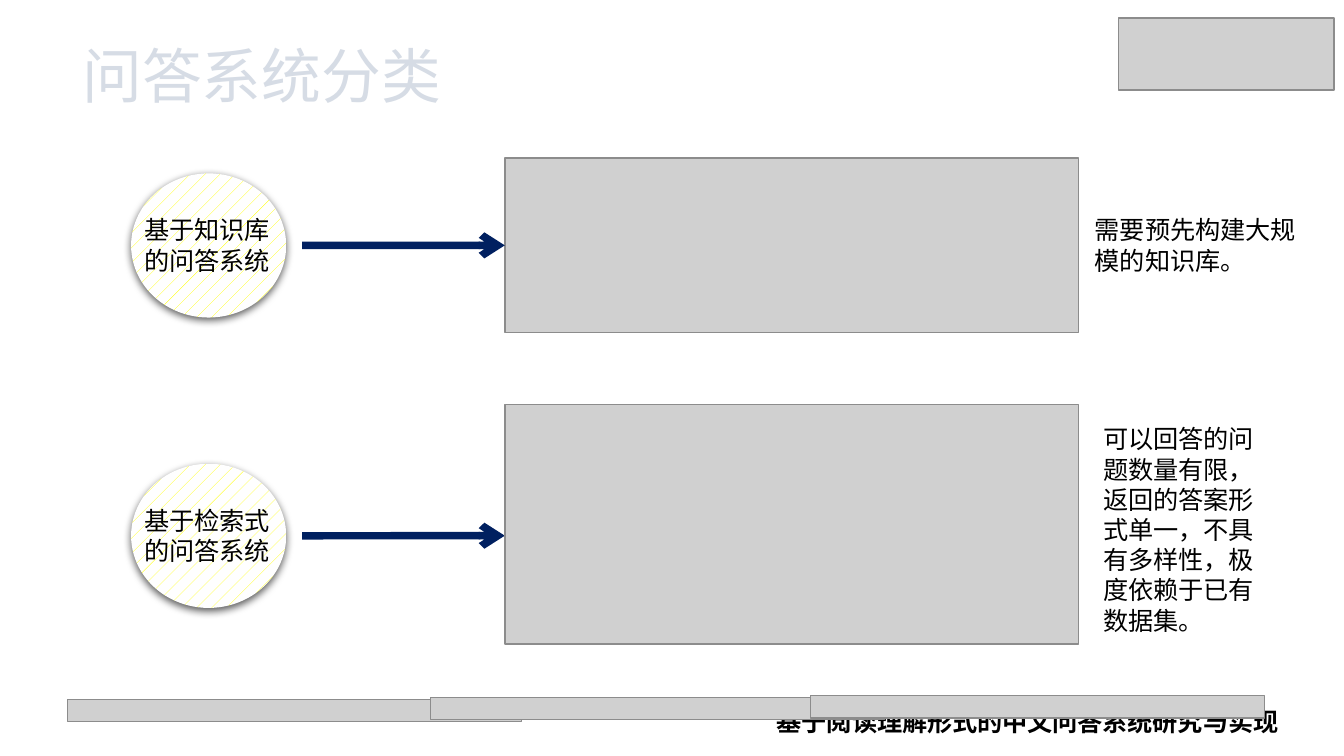
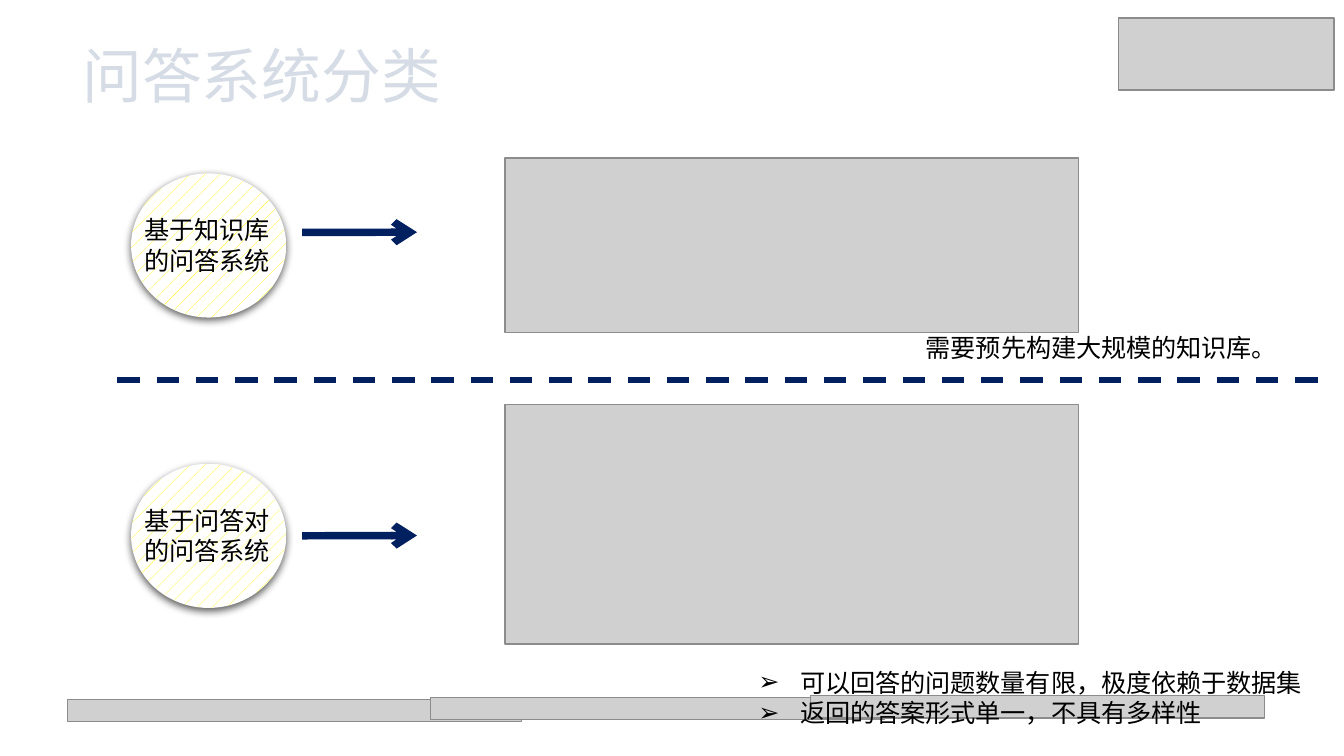
Before and after one commit to xhsun1997/ChineseMRC, a slide deck: slide 5 of 孙相会.pptx. Drawn at 1344x756 pixels with LibreOffice and Linux fonts; fonts in the diff are those of the drawing; grey boxes stand for pictures. Boxes give left, top, right and bottom in pixels: in the first picture for what was removed or moved away, otherwise in the second. Text is boxed around its words. In the diff, an @@ line names an element or a change of style, - is before the commit and + after.

```diff
--- a/孙相会.pptx
+++ b/孙相会.pptx
@@ arrow moved from (302, 246) - (505, 246) to (302, 233) - (417, 233) @@
@@ text "需要预先构建大规模的知识库。" rewrapped from (1095,218,1296,272) to (926,331,1277,359) @@
@@ line added from (117, 380) to (1321, 380), #002060 3 pt dashed @@
@@ text at (144,504,269,566): text changed @@
-基于检索式的问答系统
+基于问答对的问答系统
@@ arrow moved from (302, 536) - (505, 536) to (302, 536) - (417, 535) @@
@@ text at (800,670,1301,728): text changed @@
-可以回答的问题数量有限，返回的答案形式单一，不具有多样性，极度依赖于已有数据集。
+➢ 可以回答的问题数量有限，极度依赖于数据集
+➢ 返回的答案形式单一，不具有多样性
@@ text removed at (777,705,1278,737) @@
-基于阅读理解形式的中文问答系统研究与实现
```
Also in this commit, not shown: 9 other slides changed, 2 slides added, 3 slides removed, 5 other files.
